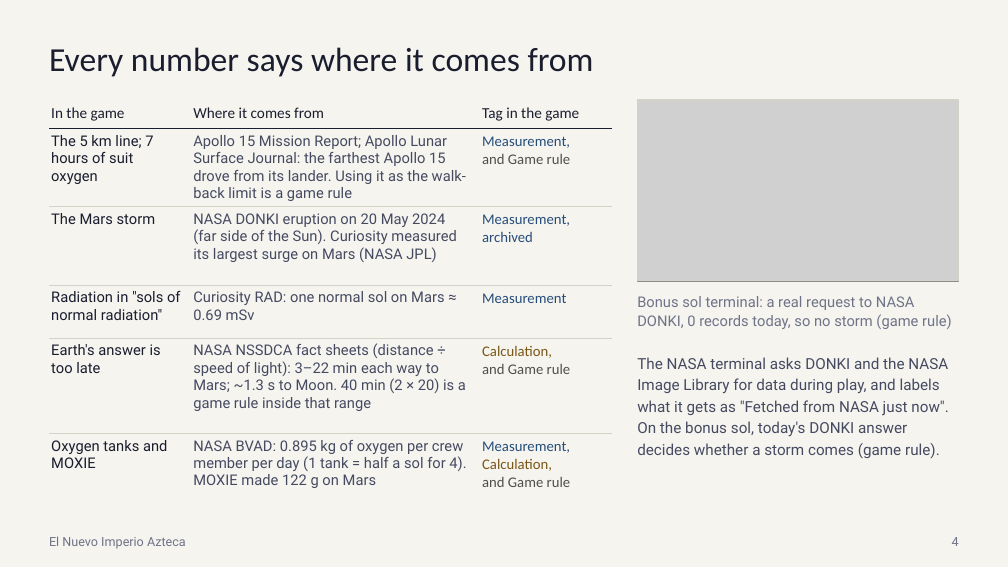
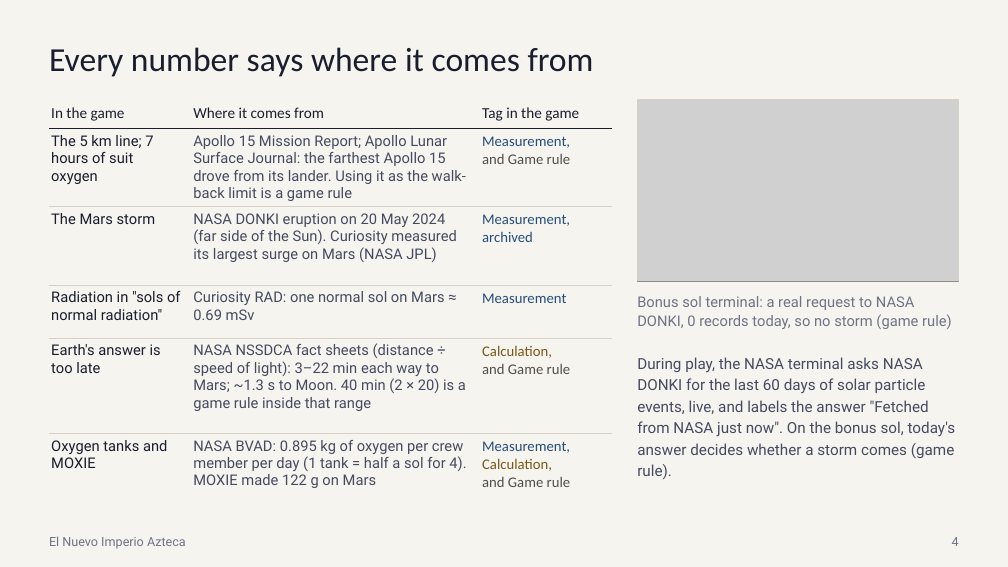
Before and after one commit to Royito06/NasaSpaceApps2026, a slide deck: slide 4 of pitch/deck_7_slides.pptx. Drawn at 1008x567 pixels with LibreOffice and Linux fonts; fonts in the diff are those of the drawing; grey boxes stand for pictures. Boxes give left, top, right and bottom in pixels: in the first picture for what was removed or moved away, otherwise in the second. Text is boxed around its words. In the diff, an @@ line names an element or a change of style, - is before the commit and + after.

Commit message:
Correct the live-data claim: DONKI is requested live; the NASA photos are saved copies

```diff
--- a/pitch/deck_7_slides.pptx
+++ b/pitch/deck_7_slides.pptx
@@ text at (637,357,956,479): text changed @@
-The NASA terminal asks DONKI and the NASA Image Library for data during play, and labels what it gets as "Fetched from NASA just now". On the bonus sol, today's DONKI answer decides whether a storm comes (game rule).
+During play, the NASA terminal asks NASA DONKI for the last 60 days of solar particle events, live, and labels the answer "Fetched from NASA just now". On the bonus sol, today's answer decides whether a storm comes (game rule).
```
Also in this commit, not shown: 3 other files.
